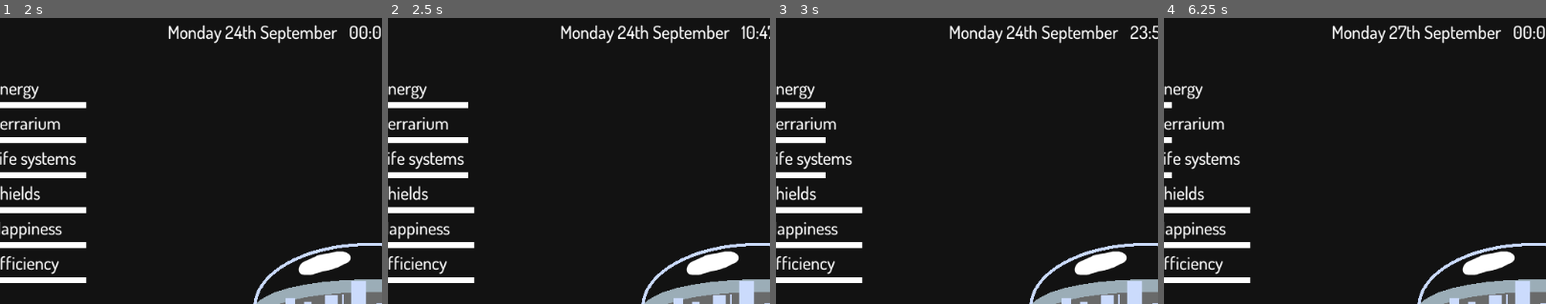
Above: before the commit, frames 1-4 (left to right).
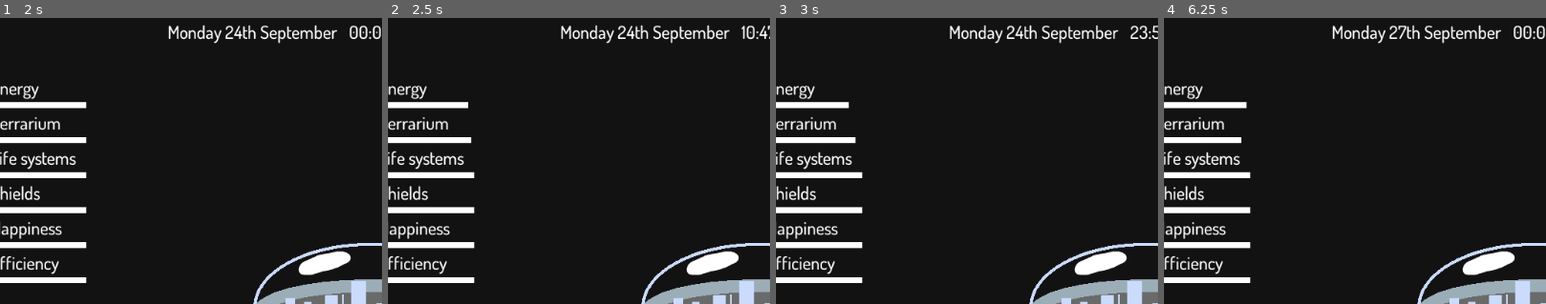
Above: after the commit, the same moments.

Repository: broquaint/eggjam20
Game: Godot game, scene res://Root.tscn
The game is run twice, just before and just after one commit, with the same random seed, the same clock (stepped at 60 frames per second) and the same inputs.
Inputs:
- Up to frame 1 (2 s): click "Move waste to reactor" at 0.5 s; click "Rotate hydroponics" at 1.25 s
- Up to frame 2 (2.5 s): click "Advance to next day" at 2 s
- Up to frame 3 (3 s): click "Advance to next day" at 2.75 s
- Up to frame 4 (6.25 s): click "Move waste to reactor" at 3.5 s; click "Rotate hydroponics" at 4.25 s; click "Advance to next day" at 5 s; click "Move waste to reactor" at 5.75 s
The pictures show only the part of the screen within x 2-52%, y 0-50%; the shares and areas given below are measured in that part.

Frame 1 is identical in both runs. In frame 2, less than 0.1% of the frame differs, in the area x 21-23%, y 41-56%; in frame 3, 0.6%; in frame 4, 1.4%, in the area x 2-23%, y 29-56%.

Commit message:
Divorce time from measure change
It's not perfect but it's getting towards something useful. Also fixed
bugs where things were just wrong like using the current time as
measure (or something).

Diff:
--- a/scripts/Game.gd
+++ b/scripts/Game.gd
@@ -36,7 +36,7 @@
 	clock_time += 1
 	if clock_time == (60*60*24):
 		roll_over_clock()
-	emit_signal("clock_tick", clock_time)
+	emit_signal("clock_tick", clock_time, 1)
 	move_passage_of_time()
 
 func advance_day():
@@ -44,10 +44,10 @@
 	var step = ((60*60*24)-clock_time) / 60
 	for _i in range(clock_time, 60*60*24, step):
 		clock_time += step
-		emit_signal("clock_tick", clock_time)
+		emit_signal("clock_tick", clock_time, step)
 		yield(get_tree(), "idle_frame")
 
 	roll_over_clock()
 
-	emit_signal("clock_tick", clock_time)
+	emit_signal("clock_tick", clock_time, 1)
 	move_passage_of_time()
--- a/scripts/Habitat.gd
+++ b/scripts/Habitat.gd
@@ -1,12 +1,19 @@
 # class_name Habitat
 extends Node
 
-const ENERGY_USAGE = 60*60*24*1
-const TERRARIUM_DETERIORATION = 60*60*24*1
-const LIFE_SYSTEMS_WEAR = 60*60*24*1
+const DAY : int  = 60 * 60 * 24
+const WEEK : int = DAY * 7
+
+const ENERGY_USAGE = DAY
+const TERRARIUM_DETERIORATION = DAY
+#const LIFE_SYSTEMS_WEAR = DAY
 # happiness should be based on other factors not arbitrarily worn down
 # ditto efficiency
 # shield usage should be lumpy
+
+const ENERGY_MAX = WEEK
+const TERRARIUM_MAX = WEEK * 2
+const LIFE_SYSTEMS_MAX = WEEK / 2
 
 var energy : float = 100.0
 var terrarium : float = 100.0
@@ -20,36 +27,59 @@
 		'Move waste to reactor',
 		'energy',
 		123456,
-		'Tuesday'
+		'Tuesday',
+		funcref(self, '_job_feed_reactor')
 	),
 	Job.create(
 		'Rotate hydroponics',
 		'terrarium',
 		112233,
-		'Wednesday'
+		'Wednesday',
+		funcref(self, '_job_rotate_hydroponics')
 	)
 ]
 
-func update_measures(clock_time: int):
-	energy -= float(clock_time) / float(ENERGY_USAGE)
-	terrarium -= float(clock_time) / float(TERRARIUM_DETERIORATION)
-	life_systems -= float(clock_time) / float(LIFE_SYSTEMS_WEAR)
+func _ready():
+	self.energy = ENERGY_MAX
+	self.terrarium = TERRARIUM_MAX
+#	self.life_systems = LIFE_SYSTEMS_MAX
+#	var shields : float = 100.0
+#	var happiness : float = 100.0
+#	var efficiency : float = 100.0
+
+func update_measures(_time: int, delta: int):
+	energy -= float(delta)#  / float(ENERGY_USAGE)
+	terrarium -= float(delta)# / float(TERRARIUM_DETERIORATION)
+#	print("energy now ", energy, " after ", delta)
+#	life_systems -= float(clock_time) / float(LIFE_SYSTEMS_WEAR)
 
 func job_completed(job):
-	pass
+	job.change_effect.call_func()
+
+func _job_feed_reactor():
+	energy = clamp(energy + ENERGY_USAGE, 0.0, ENERGY_MAX)
+
+func _job_rotate_hydroponics():
+	terrarium = clamp(terrarium + TERRARIUM_DETERIORATION, 0.0, TERRARIUM_MAX)
+
+func energy_percent():
+	return 100 * (energy / ENERGY_MAX)
+
+func terrarium_percent():
+	return 100 * (terrarium / TERRARIUM_MAX)
 
 class Job:
 	var description : String
 	var measure_of : String # TODO Maybe make this an enum.
 	var cooldown : int
 	var scheduled_day : String # TODO Maybe enum this too.
-#	var change_effect : Callable
+	var change_effect : FuncRef
 
-	static func create(d,m,c,s):
+	static func create(d,m,c,s,f):
 		var job = Job.new()
 		job.description = d
 		job.measure_of = m
 		job.cooldown = c
 		job.scheduled_day = s
-#		job.change_effect = f
+		job.change_effect = f
 		return job
--- a/scripts/JobButton.gd
+++ b/scripts/JobButton.gd
@@ -7,4 +7,7 @@
 var job : Habitat.Job
 
 func _ready():
-	pass # Replace with function body.
+	connect('pressed', self, 'job_done')
+
+func job_done():
+	emit_signal('job_done', job)
--- a/scripts/Measures.gd
+++ b/scripts/Measures.gd
@@ -1,7 +1,7 @@
 extends VBoxContainer
 
 
-func update_measures(clock_time: int):
-	$EnergyMeter.rect_size.x = 128 * (Habitat.energy / 100)
-	$TerrariumMeter.rect_size.x = 128 * (Habitat.terrarium / 100)
-	$LifeSystemsMeter.rect_size.x = 128 * (Habitat.life_systems / 100)
+func update_measures(clock_time: int, _delta):
+	$EnergyMeter.rect_size.x = 128 * (Habitat.energy_percent() / 100)
+	$TerrariumMeter.rect_size.x = 128 * (Habitat.terrarium_percent() / 100)
+#	$LifeSystemsMeter.rect_size.x = 128 * (Habitat.life_systems / 100)
--- a/scripts/Status.gd
+++ b/scripts/Status.gd
@@ -1,6 +1,6 @@
 extends HBoxContainer
 
-func update_clock(clock_time):
+func update_clock(clock_time, _delta):
 	var hours = int(floor(clock_time / 3600)) if clock_time > 0 else 0
 	clock_time -= hours * 3600
 	var minutes = int(floor(clock_time / 60)) if clock_time > 0 else 0
